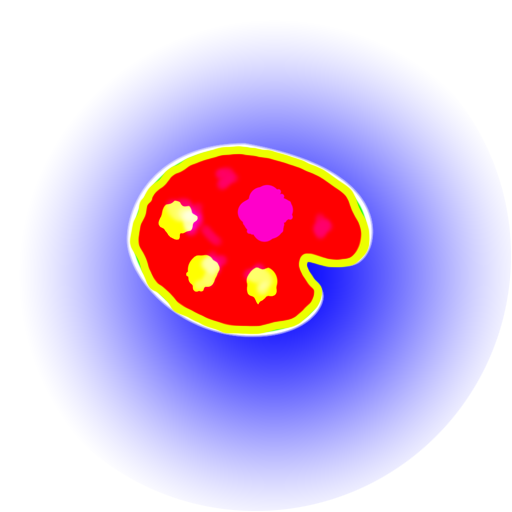
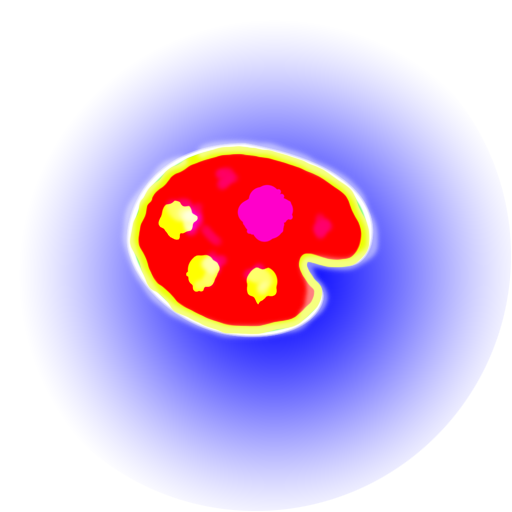
Revision of a layered 512 x 512 image; what changed, layer by layer:
painted on "viewport_mask копия" over [119, 137, 382, 342]
